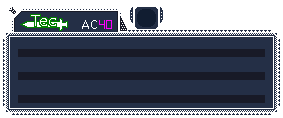
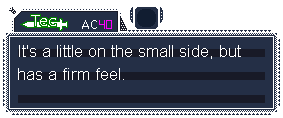
Layer changes from the first 283×118 image to the second:
added layer "It's a little on the small sid..." above "JP" over [18, 45, 241, 80]
